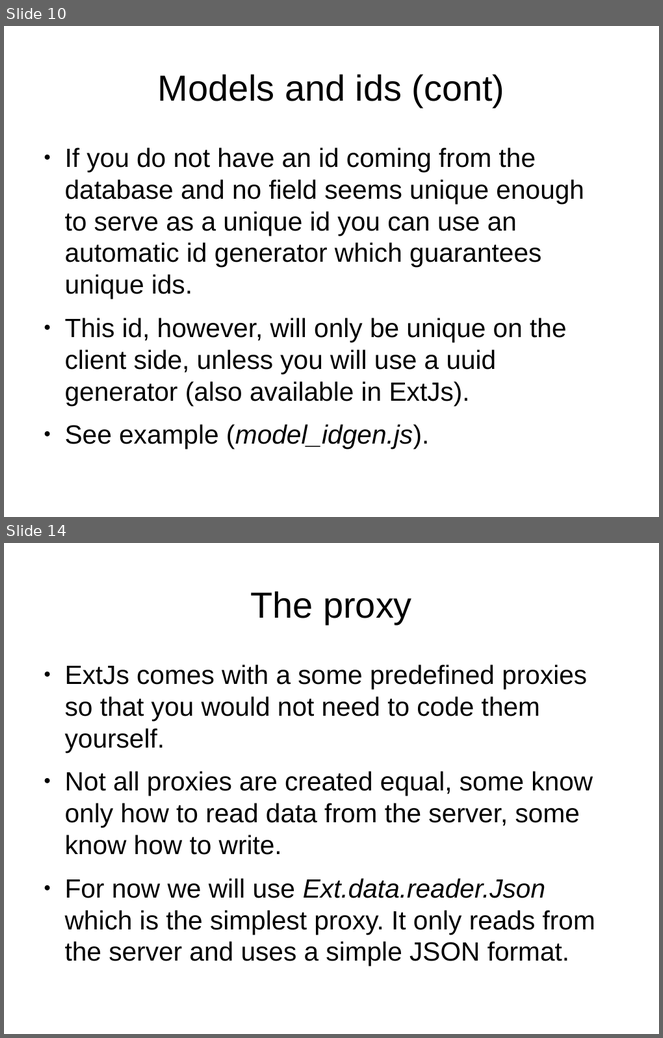
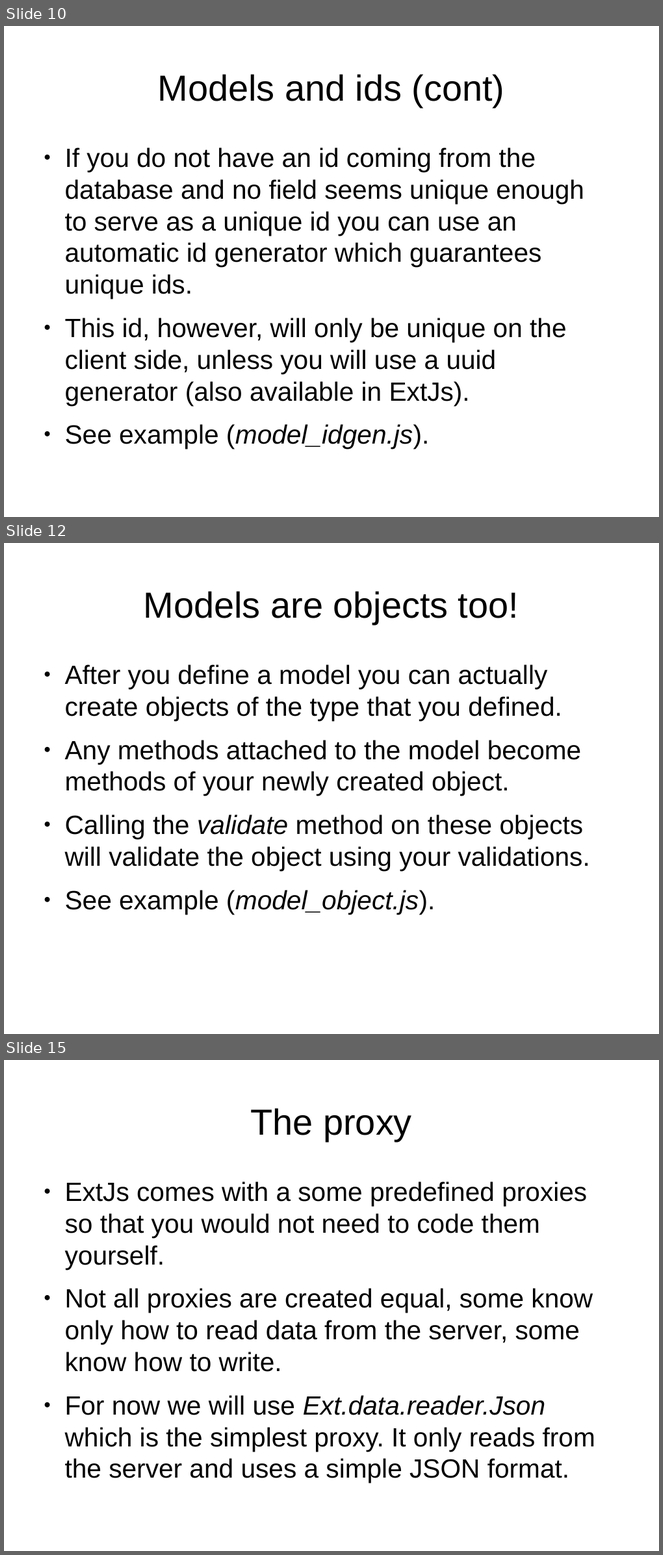
Before and after one commit to veltzer/demos, a slide deck: javascript/extjs/doc/extjs_data.odp. Shown one above the other, each under a label of ours: slides 10 and 14 before the commit, slides 10, 12 and 15 after it; the slides between them are not shown. The pictures are 663x1038 and 663x1555 pixels, drawn with LibreOffice and Linux fonts; fonts in the diff are those of the drawing. Boxes give left, top, right and bottom in pixels: in the first picture for what was removed or moved away, otherwise in the second. Text is boxed around its words. In the diff, an @@ line names an element or a change of style, - is before the commit and + after.

```diff
--- a/javascript/extjs/doc/extjs_data.odp
+++ b/javascript/extjs/doc/extjs_data.odp
@@ slide 12 added at [4, 543, 659, 1034], background #FFFFFF @@
@@ title added at [144, 591, 519, 624], 44 pt, text #000000 @@
+Models are objects too!
@@ text added at [65, 665, 590, 914], 32 pt, text #000000 @@
+● After you define a model you can actually create objects of the type that you defined.
+● Any methods attached to the model become methods of your newly created object.
+● Calling the validate method on these objects will validate the object using your validations.
+● See example (model_object.js).
@@ what was slide 14 is now slide 15 @@
```
Also in this commit, not shown: 1 slide changed, 6 other slides added, 6 other files.
